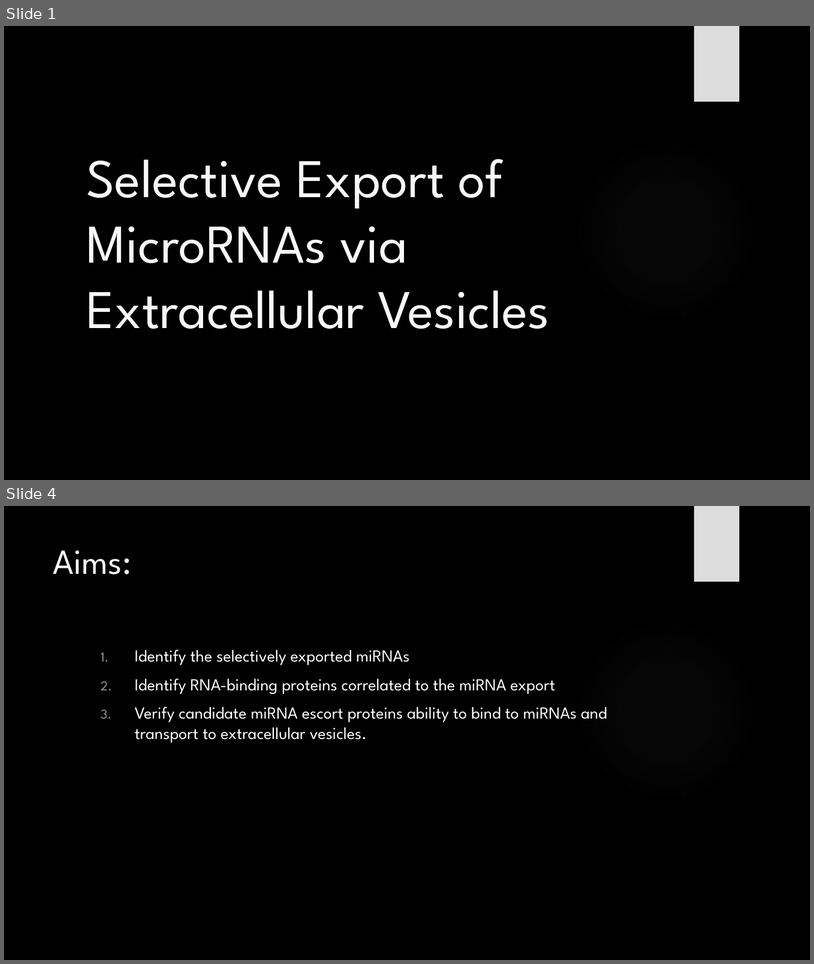
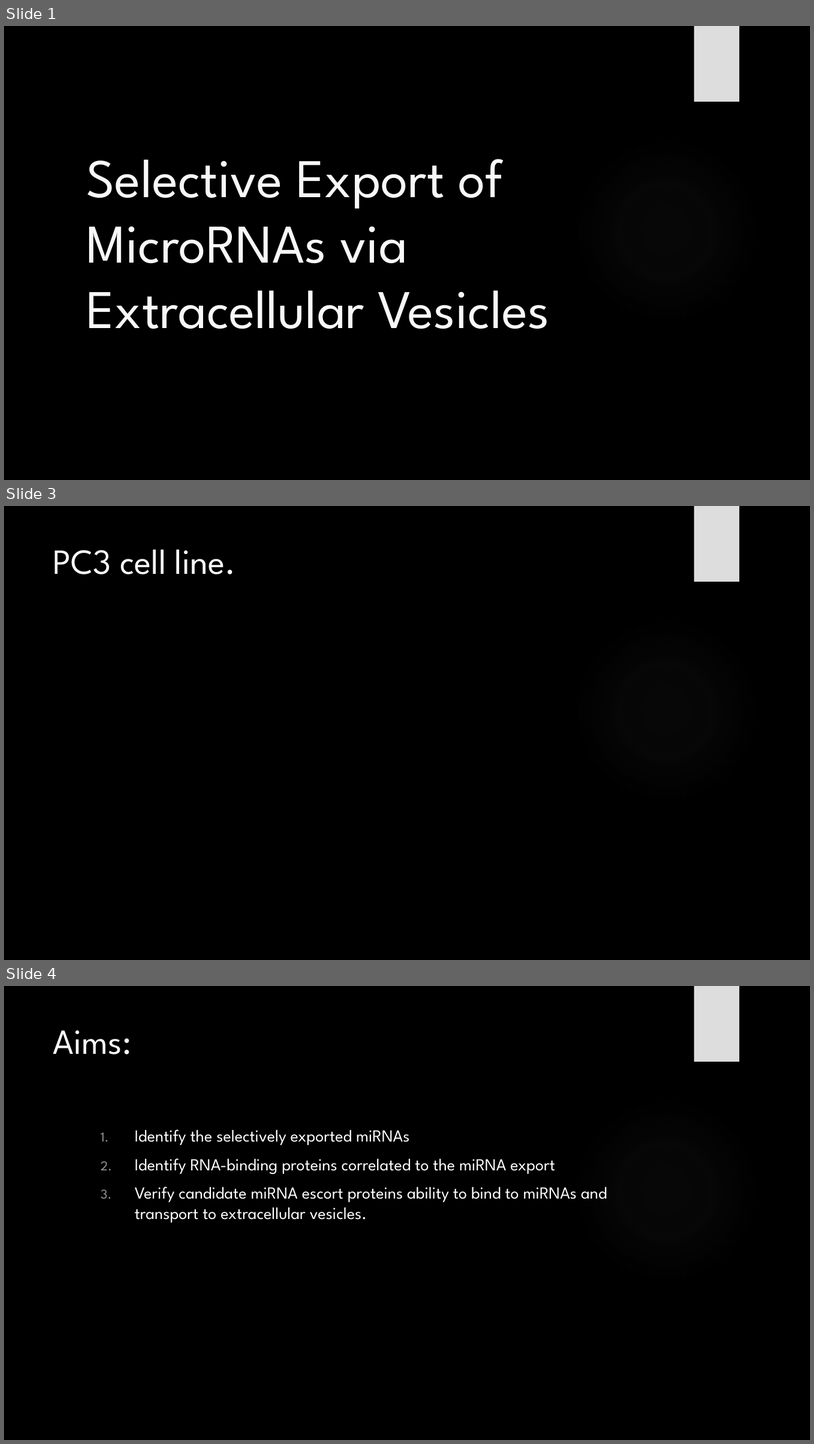
Before and after one commit to HarleyRobinson/Honours2, a slide deck: BackgroundInfo/MeetingSlides.pptx. Shown one above the other, each under a label of ours: slides 1 and 4 before the commit, slides 1, 3 and 4 after it; the slides between them are not shown. The pictures are 814x964 and 814x1444 pixels, drawn with LibreOffice and Linux fonts; fonts in the diff are those of the drawing; background and template pictures are left out. Boxes give left, top, right and bottom in pixels: in the first picture for what was removed or moved away, otherwise in the second. Text is boxed around its words. In the diff, an @@ line names an element or a change of style, - is before the commit and + after.

```diff
--- a/BackgroundInfo/MeetingSlides.pptx
+++ b/BackgroundInfo/MeetingSlides.pptx
@@ slide 3 added at (4, 506, 810, 960), background picture (left out); not listed: 2 template elements that a slide beside it also shows @@
@@ title added at (53, 549, 236, 574), 42 pt, text #F8F8F8 @@
+PC3 cell line.
```
Also in this commit, not shown: 1 slide changed, 2 other slides added, 1 slide removed, 3 other files.
